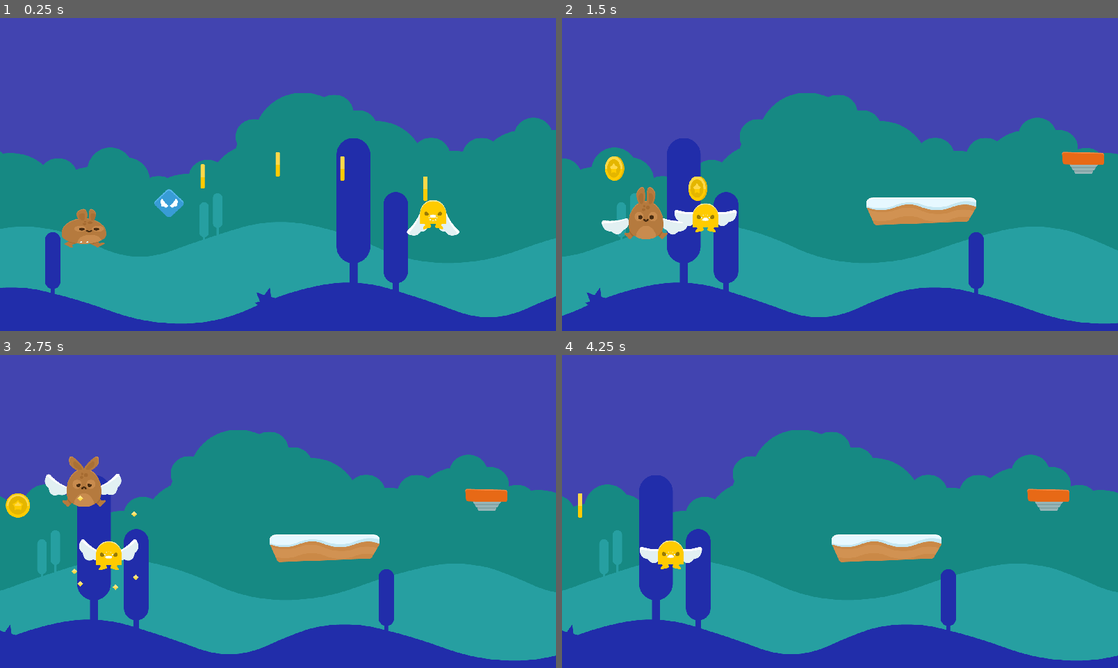
Above: before the commit, frames 1-4 (two rows, left to right).
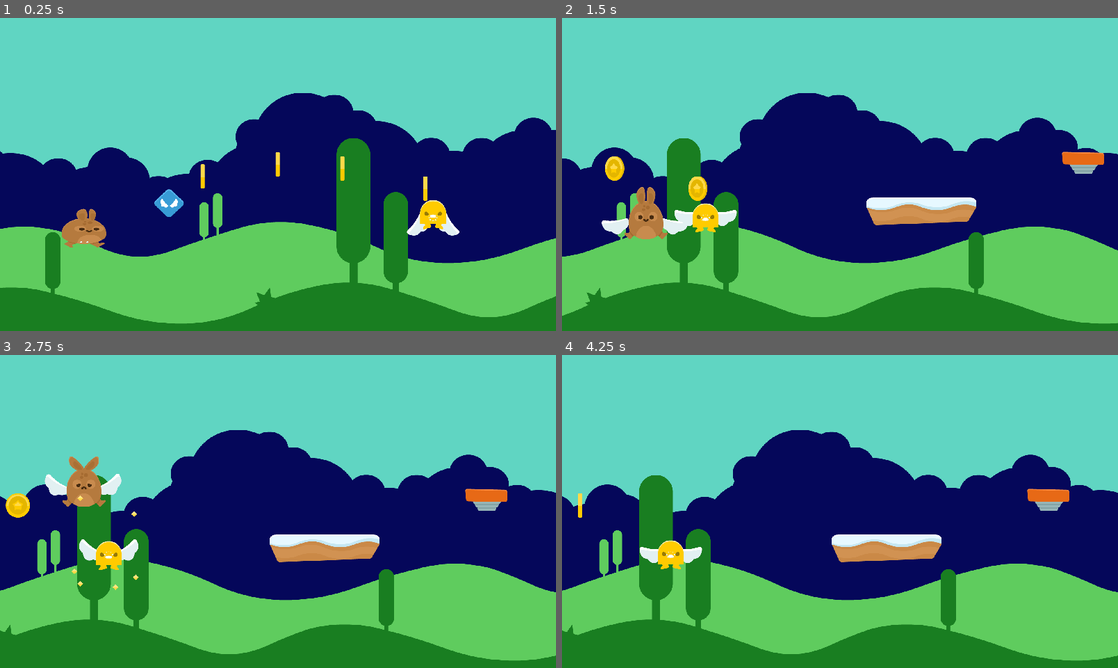
Above: after the commit, the same moments.

Repository: brunoyillli/Coelho-plataforma
Game: Godot game, scene res://scenes/test_area.tscn
Same seed, same stepped clock (60 frames per second), same inputs: the game is played once before the commit and once after it.
Inputs (mouse positions are in pixels of both pictures, inside the frame that each line leads up to):
- Up to frame 1 (0.25 s): no input
- Up to frame 2 (1.5 s): move the mouse to (962, 158) at 0.52 s; click (962, 158) at 0.67 s; move the mouse to (728, 190) at 1.27 s; click (728, 190) at 1.42 s
- Up to frame 3 (2.75 s): move the mouse to (333, 442) at 2.02 s; click (333, 442) at 2.17 s
- Up to frame 4 (4.25 s): move the mouse to (812, 574) at 2.77 s; click (812, 574) at 2.92 s; move the mouse to (1006, 558) at 3.52 s; click (1006, 558) at 3.67 s

The runs differ from the first frame. In frame 1, 98% of the frame differs, in the area x 0-100%, y 0-100%; in frame 2, 96%; in frame 3, 96%; in frame 4, 97%.

Commit message:
sl

Diff:
--- a/scenes/parallax_01.tscn
+++ b/scenes/parallax_01.tscn
@@ -8,17 +8,17 @@
 
 [node name="parallax" type="ParallaxBackground"]
 script = ExtResource( 5 )
-modulate_l1 = Color( 0.384314, 0.298039, 0.694118, 1 )
-modulate_l2 = Color( 0.113725, 0.584314, 0.517647, 1 )
-modulate_l3 = Color( 0.184314, 0.666667, 0.635294, 1 )
-modulate_l4 = Color( 0.196078, 0.2, 0.670588, 1 )
+modulate_l1 = Color( 0.560784, 0.929412, 0.764706, 1 )
+modulate_l2 = Color( 0.027451, 0.0313726, 0.356863, 1 )
+modulate_l3 = Color( 0.458824, 0.854902, 0.372549, 1 )
+modulate_l4 = Color( 0.145098, 0.54902, 0.133333, 1 )
 
 [node name="layer1" type="ParallaxLayer" parent="."]
 motion_scale = Vector2( 0, 1 )
 motion_mirroring = Vector2( 2048, 0 )
 
 [node name="bg_layer1" type="Sprite" parent="layer1"]
-modulate = Color( 0.384314, 0.298039, 0.694118, 1 )
+modulate = Color( 0.560784, 0.929412, 0.764706, 1 )
 position = Vector2( 775.915, 565.752 )
 texture = ExtResource( 3 )
 
@@ -27,7 +27,7 @@
 motion_mirroring = Vector2( 2048, 0 )
 
 [node name="bg_layer2" type="Sprite" parent="layer2"]
-modulate = Color( 0.113725, 0.584314, 0.517647, 1 )
+modulate = Color( 0.027451, 0.0313726, 0.356863, 1 )
 position = Vector2( 784.572, 570.353 )
 texture = ExtResource( 2 )
 
@@ -36,7 +36,7 @@
 motion_mirroring = Vector2( 2048, 0 )
 
 [node name="bg_layer3" type="Sprite" parent="layer3"]
-modulate = Color( 0.184314, 0.666667, 0.635294, 1 )
+modulate = Color( 0.458824, 0.854902, 0.372549, 1 )
 position = Vector2( 788.21, 565.043 )
 texture = ExtResource( 4 )
 
@@ -45,6 +45,6 @@
 motion_mirroring = Vector2( 2048, 0 )
 
 [node name="bg_layer4" type="Sprite" parent="layer4"]
-modulate = Color( 0.196078, 0.2, 0.670588, 1 )
+modulate = Color( 0.145098, 0.54902, 0.133333, 1 )
 position = Vector2( 784.438, 542.138 )
 texture = ExtResource( 1 )
--- a/scenes/test_area.tscn
+++ b/scenes/test_area.tscn
@@ -8,6 +8,7 @@
 [ext_resource path="res://sprites/Items/powerup_wings.png" type="Texture" id=6]
 [ext_resource path="res://scripts/fly_powerup.gd" type="Script" id=7]
 [ext_resource path="res://scenes/parallax_01.tscn" type="PackedScene" id=8]
+[ext_resource path="res://scripts/parallax.gd" type="Script" id=9]
 
 [sub_resource type="PhysicsMaterial" id=1]
 
@@ -120,8 +121,9 @@
 shape = SubResource( 8 )
 
 [node name="parallax" parent="." instance=ExtResource( 8 )]
-modulate_l1 = Color( 0.698039, 0.721569, 0.780392, 1 )
-modulate_l2 = Color( 0.709804, 0.87451, 0.756863, 1 )
-modulate_l3 = Color( 0.596078, 0.431373, 0.431373, 1 )
-modulate_l4 = Color( 0.027451, 0.0431373, 0.2, 1 )
+script = ExtResource( 9 )
+modulate_l1 = Color( 0.647059, 0.886275, 0.901961, 1 )
+modulate_l2 = Color( 0.878431, 0.92549, 0.921569, 1 )
+modulate_l3 = Color( 0.12549, 0.647059, 0.109804, 1 )
+modulate_l4 = Color( 0.0156863, 0.286275, 0.0588235, 1 )
 [connection signal="body_entered" from="fly_powerup" to="fly_powerup" method="_on_fly_powerup_body_entered"]
Not shown: 1 places in scenes/test_area.tscn that only renumber resources
